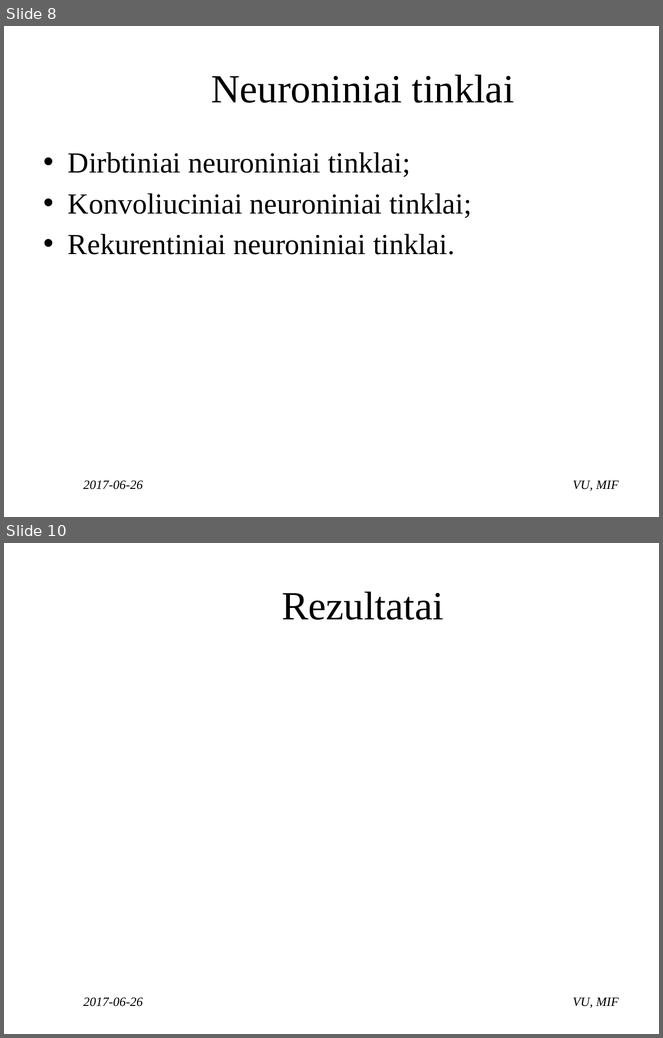
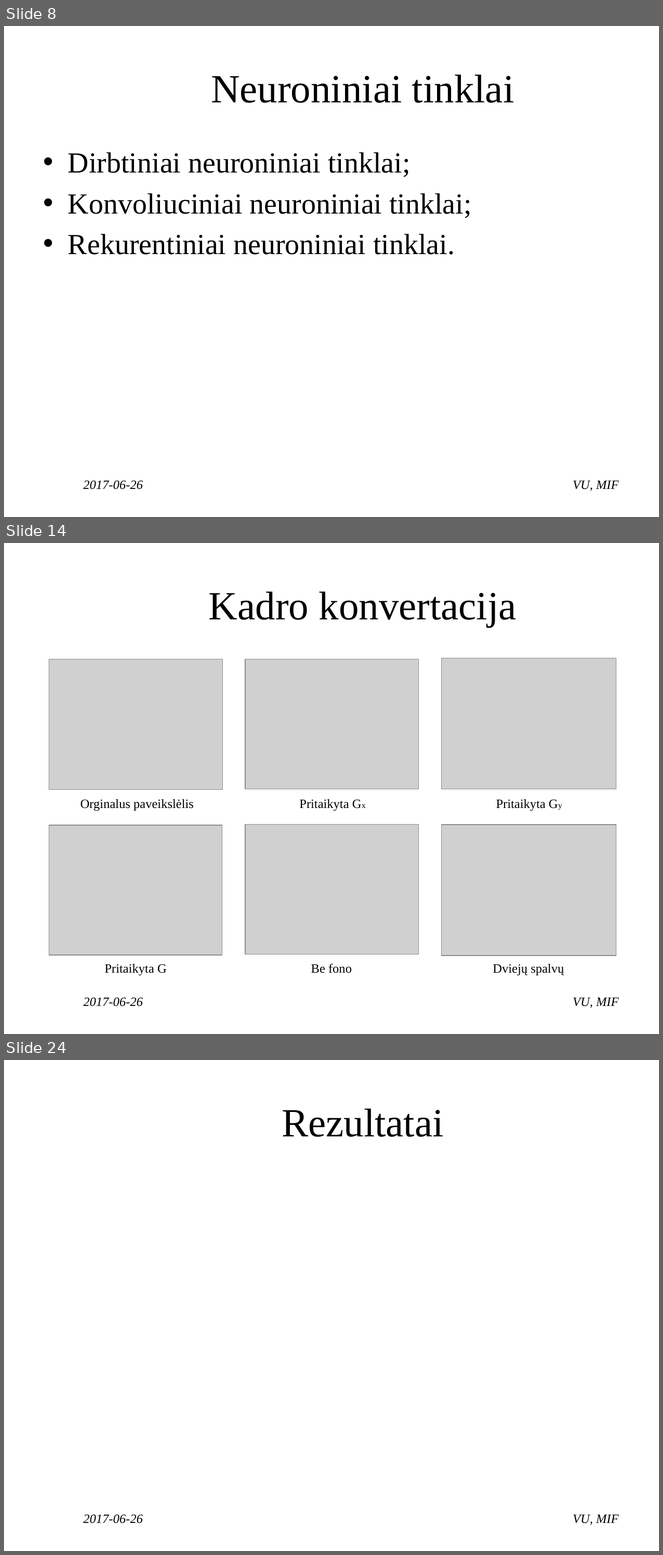
Before and after one commit to ambrazasp/Sign-Language-Recognition, a slide deck: Gestų kalbos atpažinimas naudojant internetinę kamerą.pptx. Shown one above the other, each under a label of ours: slides 8 and 10 before the commit, slides 8, 14 and 24 after it; the slides between them are not shown. The pictures are 663x1038 and 663x1555 pixels, drawn with LibreOffice and Linux fonts; fonts in the diff are those of the drawing; grey boxes stand for pictures; background and template pictures are left out. Boxes give left, top, right and bottom in pixels: in the first picture for what was removed or moved away, otherwise in the second. Text is boxed around its words. In the diff, an @@ line names an element or a change of style, - is before the commit and + after.

```diff
--- a/Gestų kalbos atpažinimas naudojant internetinę kamerą.pptx
+++ b/Gestų kalbos atpažinimas naudojant internetinę kamerą.pptx
@@ slide 14 added at box(4, 543, 659, 1034), background #FFFFFF @@
@@ title added at box(209, 591, 517, 627), 44 pt, text #000000 @@
+Kadro konvertacija
@@ picture added at box(49, 659, 223, 790) @@
@@ picture added at box(245, 659, 419, 788) @@
@@ picture added at box(442, 658, 617, 789) @@
@@ text added at box(80, 799, 194, 811), 14 pt, text #000000 @@
+Orginalus paveikslėlis
@@ text added at box(299, 799, 349, 811), 14 pt, text #000000 @@
+Pritaikyta Gx
@@ text added at box(496, 799, 546, 811), 14 pt, text #000000 @@
+Pritaikyta Gy
@@ picture added at box(49, 825, 222, 955) @@
@@ picture added at box(245, 825, 419, 954) @@
@@ picture added at box(442, 825, 617, 956) @@
@@ text added at box(311, 964, 352, 974), 14 pt, text #000000 @@
+Be fono
@@ text added at box(105, 964, 167, 976), 14 pt, text #000000 @@
+Pritaikyta G
@@ text added at box(493, 964, 564, 976), 14 pt, text #000000 @@
+Dviejų spalvų
@@ text added at box(84, 997, 143, 1007), 14 pt, text #000000, italic @@
+2017-06-26
@@ text added at box(573, 998, 619, 1008), 14 pt, text #000000, italic @@
+VU, MIF
@@ what was slide 10 is now slide 24 @@
```
Also in this commit, not shown: 3 slides changed, 13 other slides added, 2 other files.
